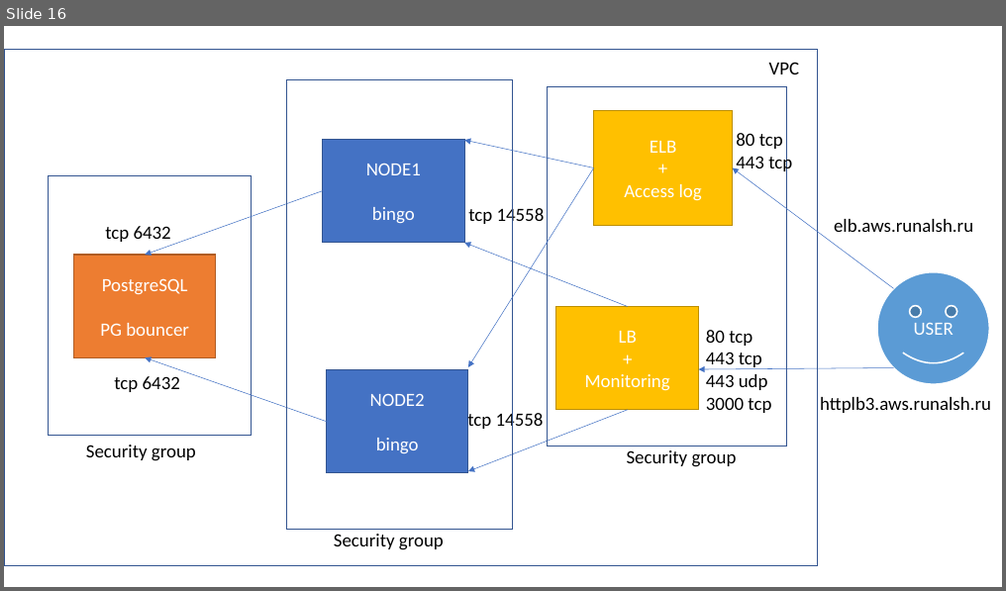
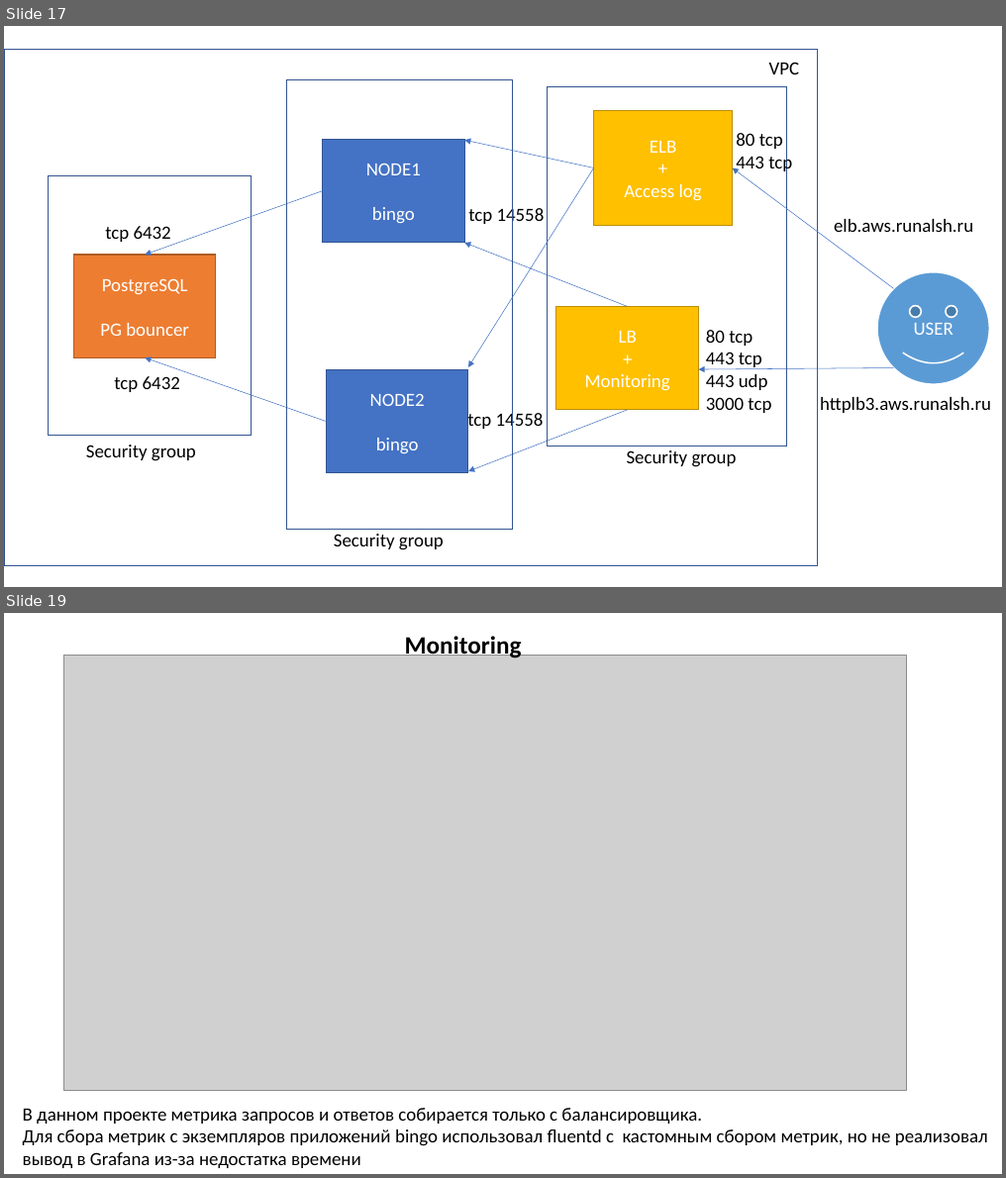
Before and after one commit to runalsh/yandex-young-devops-training, a slide deck: presentation.pptx. Shown one above the other, each under a label of ours: slide 16 before the commit, slides 17 and 19 after it; the slides between them are not shown. The pictures are 1006x591 and 1006x1178 pixels, drawn with LibreOffice and Linux fonts; fonts in the diff are those of the drawing; grey boxes stand for pictures. Boxes give left, top, right and bottom in pixels: in the first picture for what was removed or moved away, otherwise in the second. Text is boxed around its words. In the diff, an @@ line names an element or a change of style, - is before the commit and + after.

```diff
--- a/presentation.pptx
+++ b/presentation.pptx
@@ slide 19 added at [4,613,1002,1174], background #FFFFFF @@
@@ text added at [405,636,522,659], 24 pt, text #000000, bold @@
+Monitoring
@@ picture added at [63,656,907,1091] @@
@@ text added at [23,1108,988,1168], 18 pt, text #000000 @@
+В данном проекте метрика запросов и ответов собирается только с балансировщика.
+Для сбора метрик с экземпляров приложений bingo использовал fluentd с кастомным сбором метрик, но не реализовал
+вывод в Grafana из-за недостатка времени
@@ what was slide 16 is now slide 17 @@
```
Also in this commit, not shown: 1 slide changed, 7 other slides added, 4 slides removed, 19 other files.
